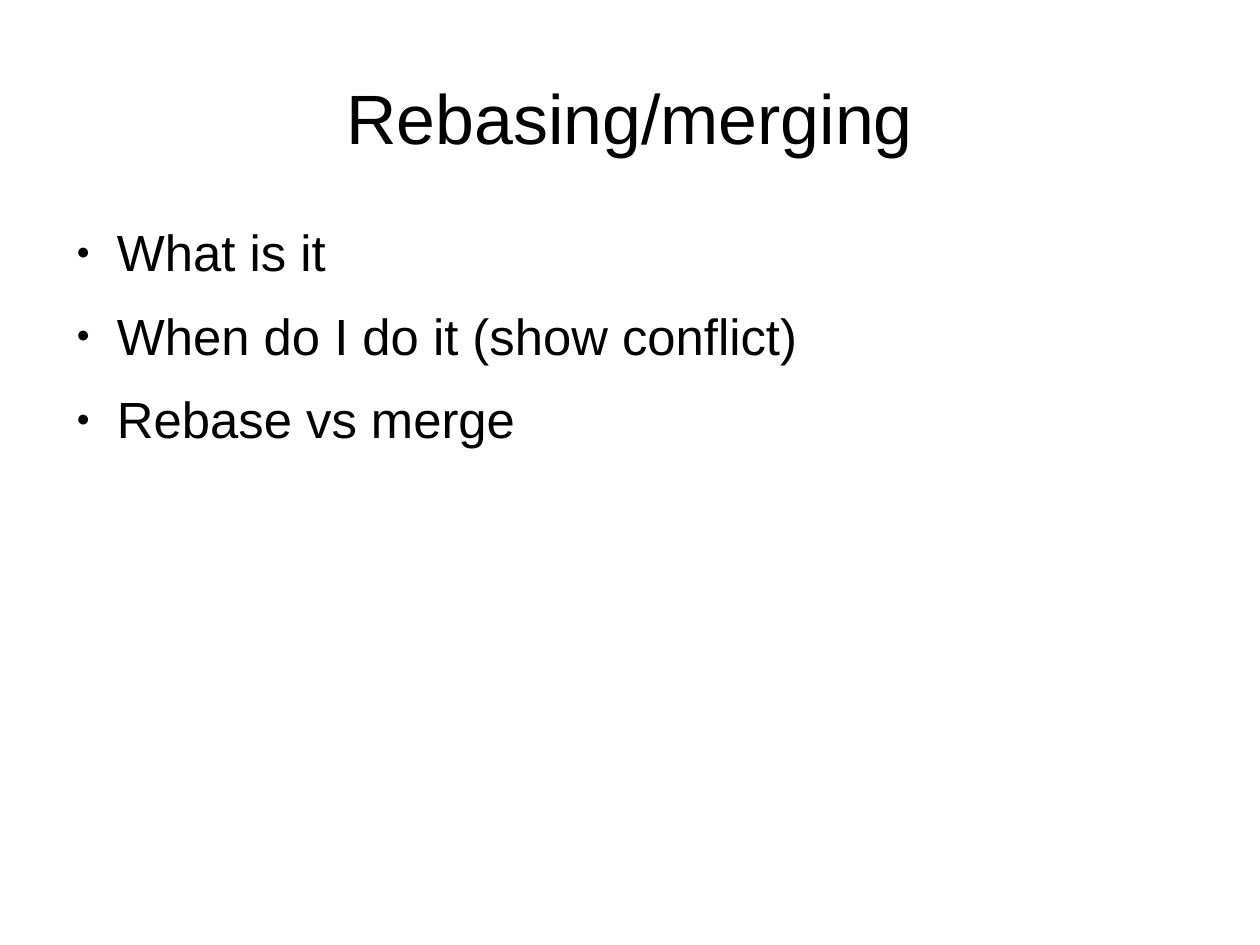
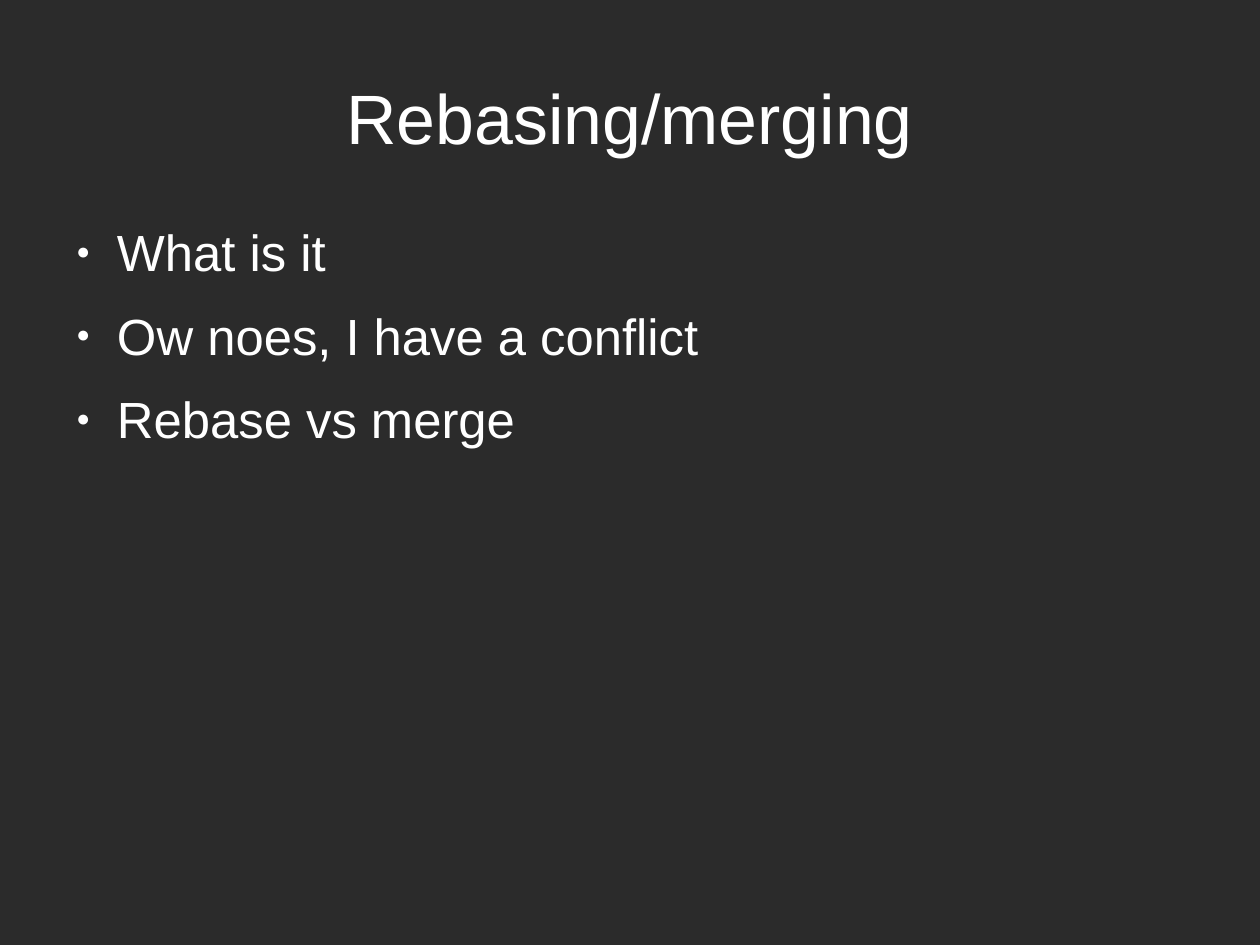
Before and after one commit to hwdegroot/days-of-code, a slide deck: slide 11 of presentation/zee-slides.odp (slide 10 before the commit). Drawn at 1260x945 pixels with LibreOffice and Linux fonts; fonts in the diff are those of the drawing; background and template pictures are left out; a plain dark background stands for a picture behind light text. Boxes give left, top, right and bottom in pixels: in the first picture for what was removed or moved away, otherwise in the second. Text is boxed around its words. In the diff, an @@ line names an element or a change of style, - is before the commit and + after.

```diff
--- a/presentation/zee-slides.odp
+++ b/presentation/zee-slides.odp
@@ background #FFFFFF to picture (left out) @@
@@ title "Rebasing/merging" at bbox=[346, 93, 913, 157]: text colour #000000 to #FFFFFF @@
@@ text at bbox=[117, 234, 515, 449]: text colour #000000 to #FFFFFF in "What is it", "Rebase vs merge"; bullet colour #000000 to #FFFFFF @@
@@ text at bbox=[117, 318, 698, 362]: text changed; text colour #000000 to #FFFFFF @@
-● When do I do it (show conflict)
+● Ow noes, I have a conflict
```
Also in this commit, not shown: 11 other slides changed, 1 slide added, 1 other file.
